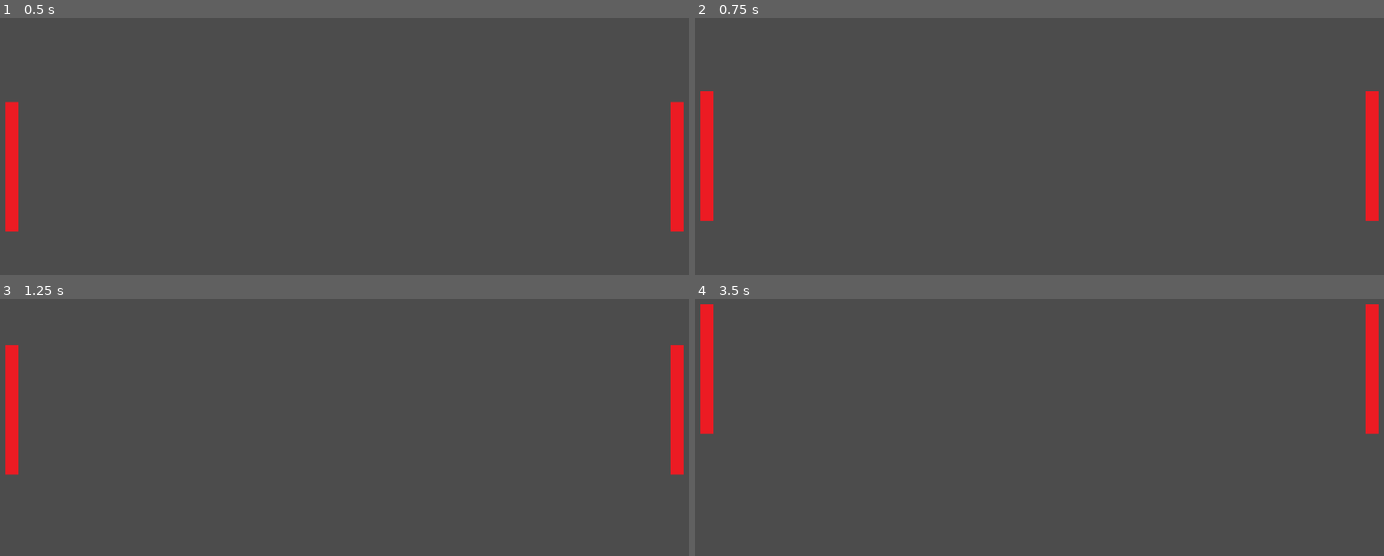
Above: before the commit, frames 1-4 (two rows, left to right).
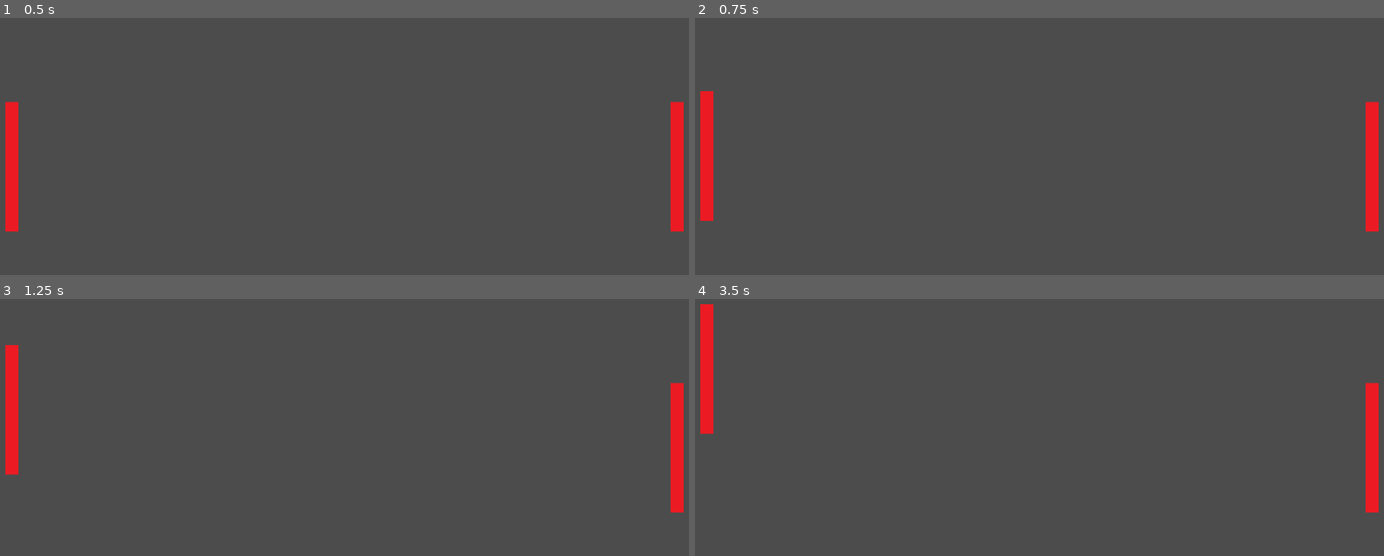
Above: after the commit, the same moments.

Repository: devmcclu/Pong2-Electric-Boogalo
Game: Godot game, scene res://Main.tscn
The game is run twice, just before and just after one commit, with the same random seed, the same clock (stepped at 60 frames per second) and the same inputs.
Inputs:
- Up to frame 1 (0.5 s): no input
- Up to frame 2 (0.75 s): tap Enter at 0.5 s; hold W (player_1_up) from 0.53 s (still down)
- Up to frame 3 (1.25 s): keep holding W (player_1_up)
- Up to frame 4 (3.5 s): release W (player_1_up) at 1.28 s; hold S (player_1_down) 1.28-2.03 s; hold W (player_1_up) from 2.03 s (still down)

Frame 1 is identical in both runs. In frame 2, 0.2% of the frame differs, in the area x 97-100%, y 28-84%; in frame 3, 0.6%; in frame 4, 1.2%, in the area x 97-100%, y 2-84%.

Commit message:
Create ability to move different player paddles with same script

Diff:
--- a/player.gd
+++ b/player.gd
@@ -18,9 +18,10 @@
 func _process(delta):
 	# Called every frame. Delta is time since last frame.
 	# Update game logic here.
-	if Input.is_action_pressed("player_1_up"):
+	var which = get_name()
+	if Input.is_action_pressed(which+"_up"):
 		self.position.y -= speed *delta
-	if Input.is_action_pressed("player_1_down"):
+	if Input.is_action_pressed(which+"_down"):
 		self.position.y += speed *delta
 	pass
 
--- a/project.godot
+++ b/project.godot
@@ -25,6 +25,10 @@
  ]
 player_1_down=[ Object(InputEventKey,"resource_local_to_scene":false,"resource_name":"","device":0,"alt":false,"shift":false,"control":false,"meta":false,"command":false,"pressed":false,"scancode":83,"unicode":0,"echo":false,"script":null)
  ]
+player_2_up=[ Object(InputEventKey,"resource_local_to_scene":false,"resource_name":"","device":0,"alt":false,"shift":false,"control":false,"meta":false,"command":false,"pressed":false,"scancode":16777232,"unicode":0,"echo":false,"script":null)
+ ]
+player_2_down=[ Object(InputEventKey,"resource_local_to_scene":false,"resource_name":"","device":0,"alt":false,"shift":false,"control":false,"meta":false,"command":false,"pressed":false,"scancode":16777234,"unicode":0,"echo":false,"script":null)
+ ]
 
 [rendering]
 
